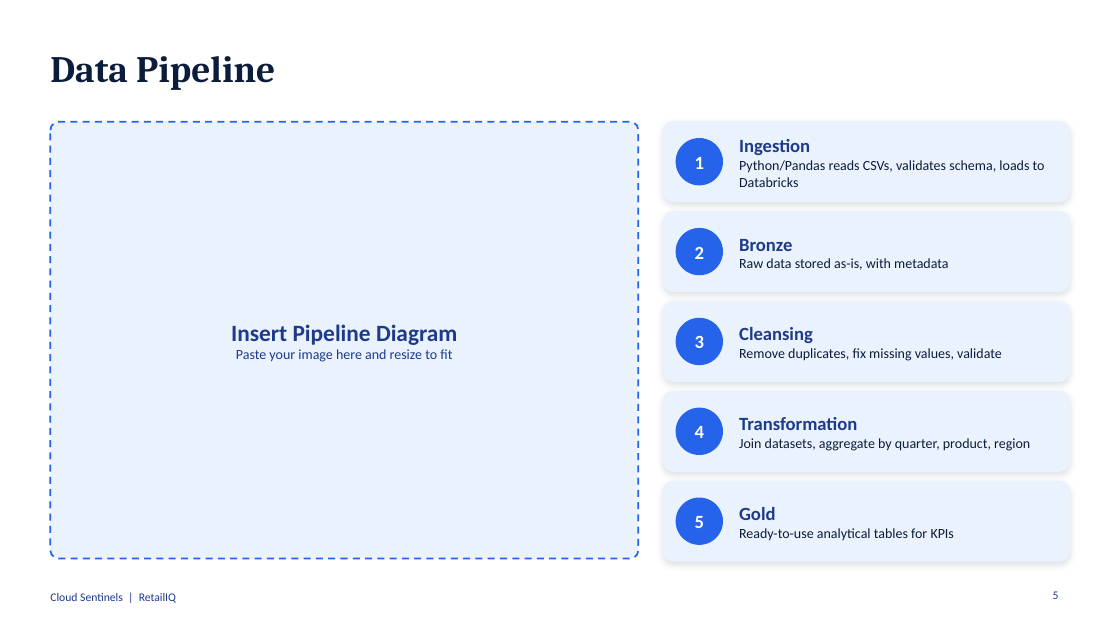
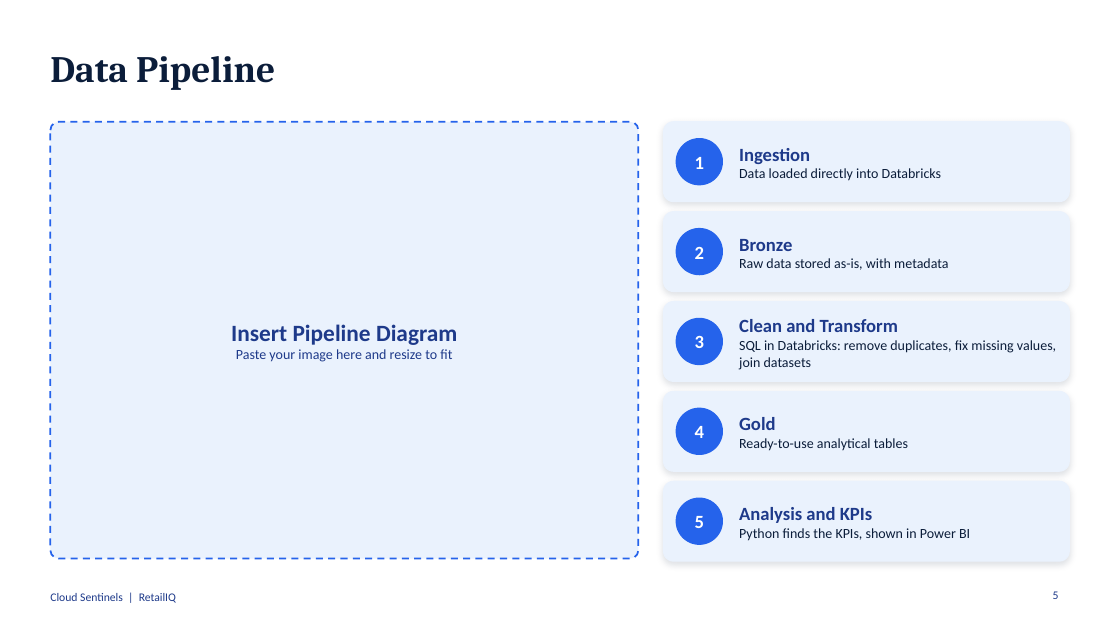
Before and after one commit to pranav-m2005/hackathon, a slide deck: slide 5 of RetailIQ_Cloud_Sentinels.pptx. Drawn at 1120x630 pixels with LibreOffice and Linux fonts; fonts in the diff are those of the drawing. Boxes give left, top, right and bottom in pixels: in the first picture for what was removed or moved away, otherwise in the second. Text is boxed around its words. In the diff, an @@ line names an element or a change of style, - is before the commit and + after.

```diff
--- a/RetailIQ_Cloud_Sentinels.pptx
+++ b/RetailIQ_Cloud_Sentinels.pptx
@@ text at box(739, 168, 941, 181): text changed @@
-Python/Pandas reads CSVs, validates schema, loads to Databricks
+Data loaded directly into Databricks
@@ text at box(739, 319, 1056, 370): text changed @@
-Cleansing
-Remove duplicates, fix missing values, validate
+Clean and Transform
+SQL in Databricks: remove duplicates, fix missing values, join datasets
@@ text at box(739, 417, 908, 451): text changed @@
-Transformation
-Join datasets, aggregate by quarter, product, region
+Gold
+Ready-to-use analytical tables
@@ text at box(739, 507, 970, 541): text changed @@
-Gold
-Ready-to-use analytical tables for KPIs
+Analysis and KPIs
+Python finds the KPIs, shown in Power BI
```
Also in this commit, not shown: 4 other slides changed.
